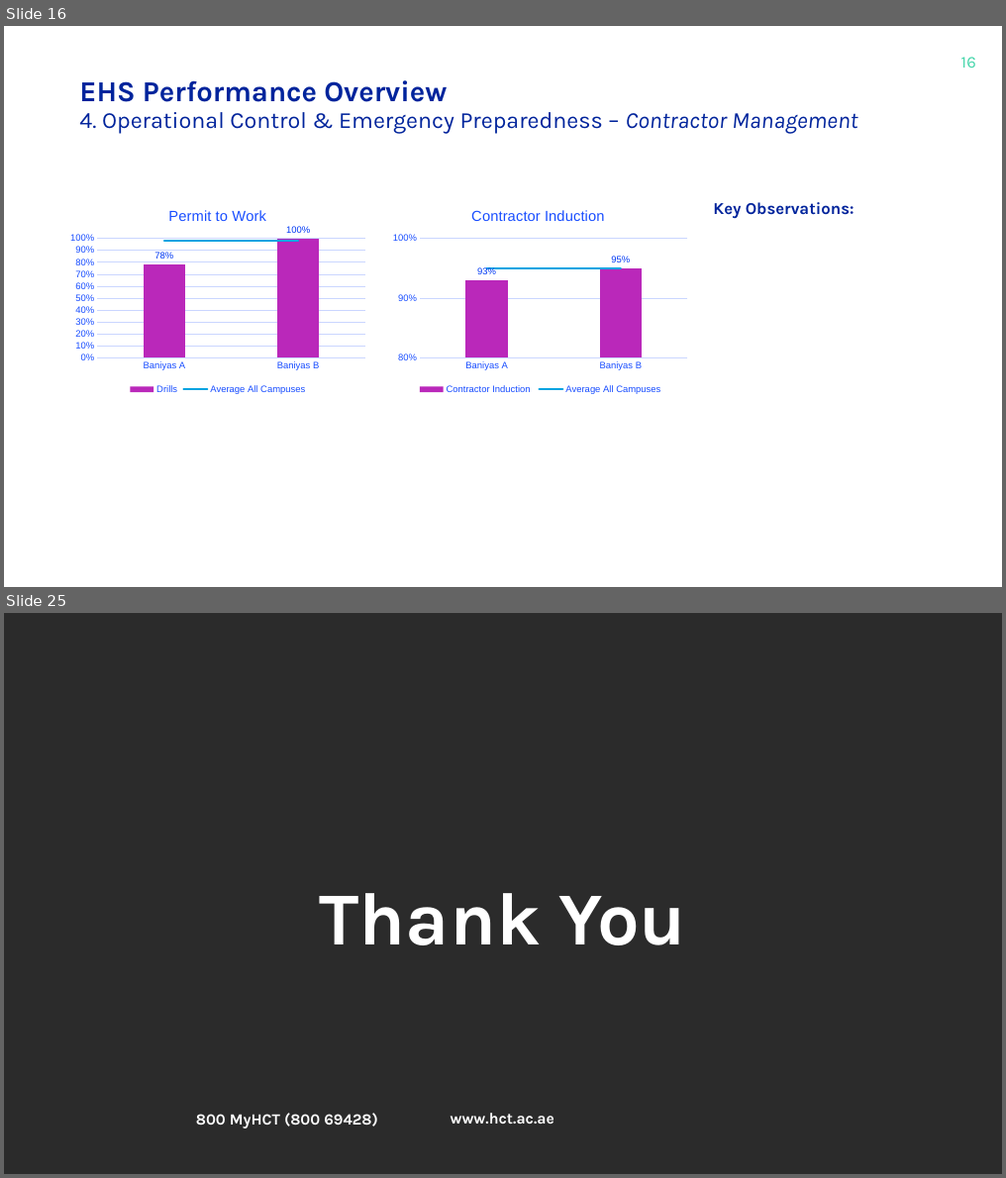
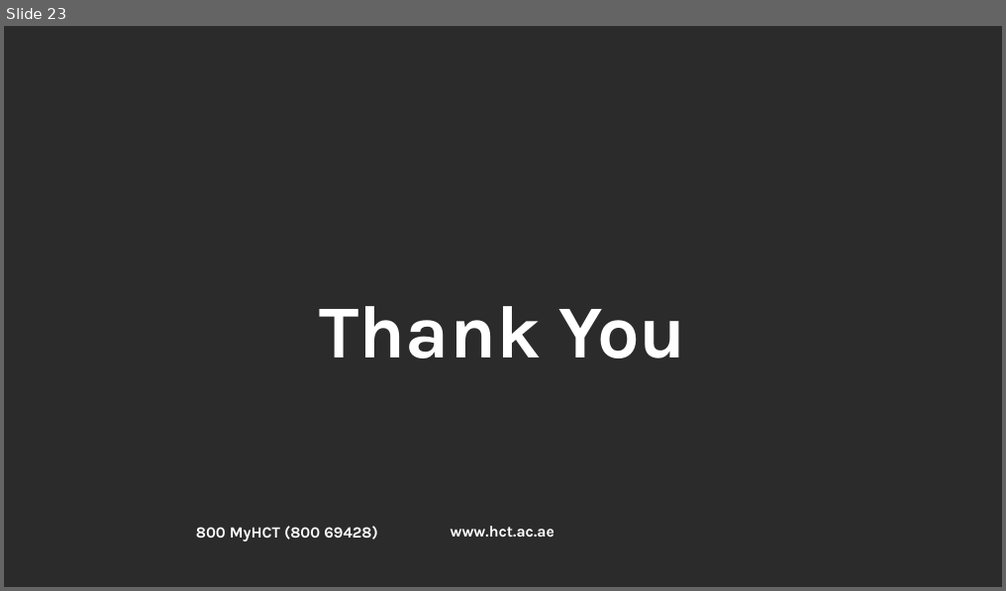
Before and after one commit to josephsismart/hct-cohs-ehs-kpi, a slide deck: templates/template.pptx. Shown one above the other, each under a label of ours: slides 16 and 25 before the commit, slide 23 after it; the slides between them are not shown. The pictures are 1006x1178 and 1006x591 pixels, drawn with LibreOffice and Linux fonts; fonts in the diff are those of the drawing; background and template pictures are left out; a plain dark background stands for a picture behind light text. Boxes give left, top, right and bottom in pixels: in the first picture for what was removed or moved away, otherwise in the second. Text is boxed around its words. In the diff, an @@ line names an element or a change of style, - is before the commit and + after.

Commit message:
Replace template.pptx with Rev 4 (23 slides, 17 charts)

```diff
--- a/templates/template.pptx
+++ b/templates/template.pptx
@@ slide 16 removed at box(4, 26, 1002, 587), background #FFFFFF @@
@@ text removed at box(79, 80, 857, 133) @@
-EHS Performance Overview
-4. Operational Control & Emergency Preparedness – Contractor Management
@@ page number removed at box(961, 57, 976, 68) @@
-16
@@ column chart removed at box(64, 196, 371, 398) @@
-title "Permit to Work "
-categories: Baniyas A, Baniyas B
-Drills: 0.78, 1
-Average All Campuses: 0.98, 0.98
@@ column chart removed at box(387, 196, 694, 398) @@
-title "Contractor Induction  "
-categories: Baniyas A, Baniyas B
-Contractor Induction : 0.93, 0.95
-Average All Campuses: 0.95, 0.95
@@ text removed at box(713, 202, 854, 219) @@
-Key Observations:
@@ what was slide 25 is now slide 23 @@
```
Also in this commit, not shown: 10 slides changed, 12 slides added, 13 other slides removed.
